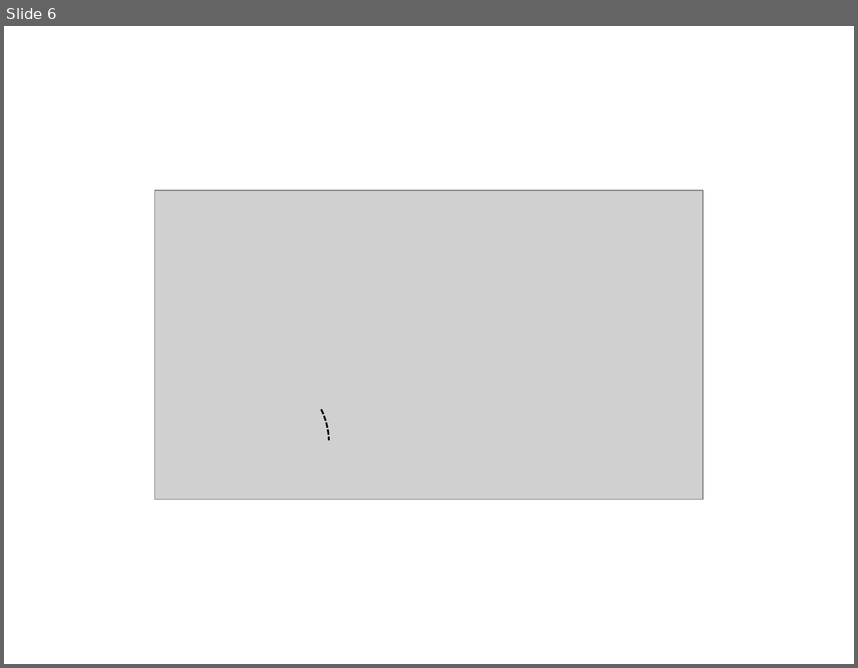
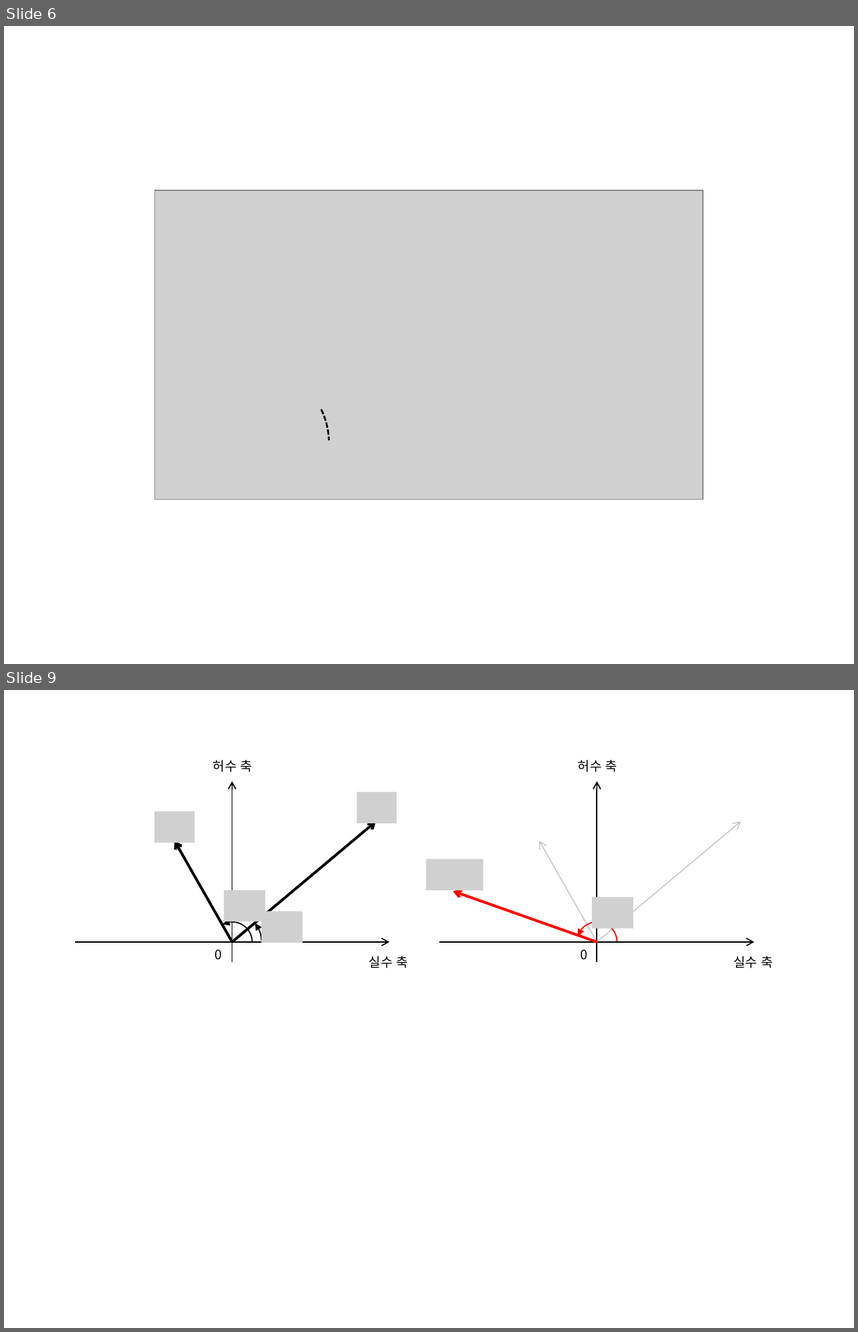
Before and after one commit to answeredbyablemind/answeredbyablemind.github.io, a slide deck: pics/2022-01-05-complex_number_basic/pics.pptx. Shown one above the other, each under a label of ours: slide 6 before the commit, slides 6 and 9 after it; the slides between them are not shown. The pictures are 858x668 and 858x1332 pixels, drawn with LibreOffice and Linux fonts; fonts in the diff are those of the drawing; grey boxes stand for pictures. Boxes give left, top, right and bottom in pixels: in the first picture for what was removed or moved away, otherwise in the second. Text is boxed around its words. In the diff, an @@ line names an element or a change of style, - is before the commit and + after.

```diff
--- a/pics/2022-01-05-complex_number_basic/pics.pptx
+++ b/pics/2022-01-05-complex_number_basic/pics.pptx
@@ slide 9 added at [4,690,854,1328], background #FFFFFF @@
@@ text added at [213,760,252,772], 11 pt, text #000000 @@
+허수 축
@@ text added at [578,760,617,772], 11 pt, text #000000 @@
+허수 축
@@ arrow added from (232, 962) to (232, 781), #000000 1 pt @@
@@ picture added at [357,792,397,823] @@
@@ arrow added from (597, 962) to (597, 781), #000000 1 pt @@
@@ picture added at [154,811,194,843] @@
@@ arrow added from (232, 942) to (377, 822), #000000 2.25 pt @@
@@ arrow added from (597, 942) to (741, 822), #BFBFBF 0.75 pt @@
@@ arrow added from (232, 942) to (175, 840), #000000 2.25 pt @@
@@ arrow added from (597, 942) to (539, 840), #BFBFBF 0.75 pt @@
@@ picture added at [426,859,483,891] @@
@@ picture added at [224,890,266,921] @@
@@ arrow added from (597, 942) to (452, 891), #FF0000 2.25 pt @@
@@ picture added at [593,896,634,928] @@
@@ arc (boxed as its full ellipse) added at [203,912,261,971], outline #000000 1 pt @@
@@ picture added at [261,911,302,943] @@
@@ arc (boxed as its full ellipse) added at [212,922,252,962], outline #000000 1 pt @@
@@ arc (boxed as its full ellipse) added at [577,922,617,962], outline #FF0000 1 pt @@
@@ arrow added from (74, 942) to (389, 942), #000000 1 pt @@
@@ text added at [215,949,222,960], 11 pt, text #000000 @@
+0
@@ text added at [369,956,408,968], 11 pt, text #000000 @@
+실수 축
@@ arrow added from (439, 942) to (755, 942), #000000 1 pt @@
@@ text added at [580,949,587,960], 11 pt, text #000000 @@
+0
@@ text added at [733,956,773,968], 11 pt, text #000000 @@
+실수 축
```
Also in this commit, not shown: 2 other slides added, 5 other files.
